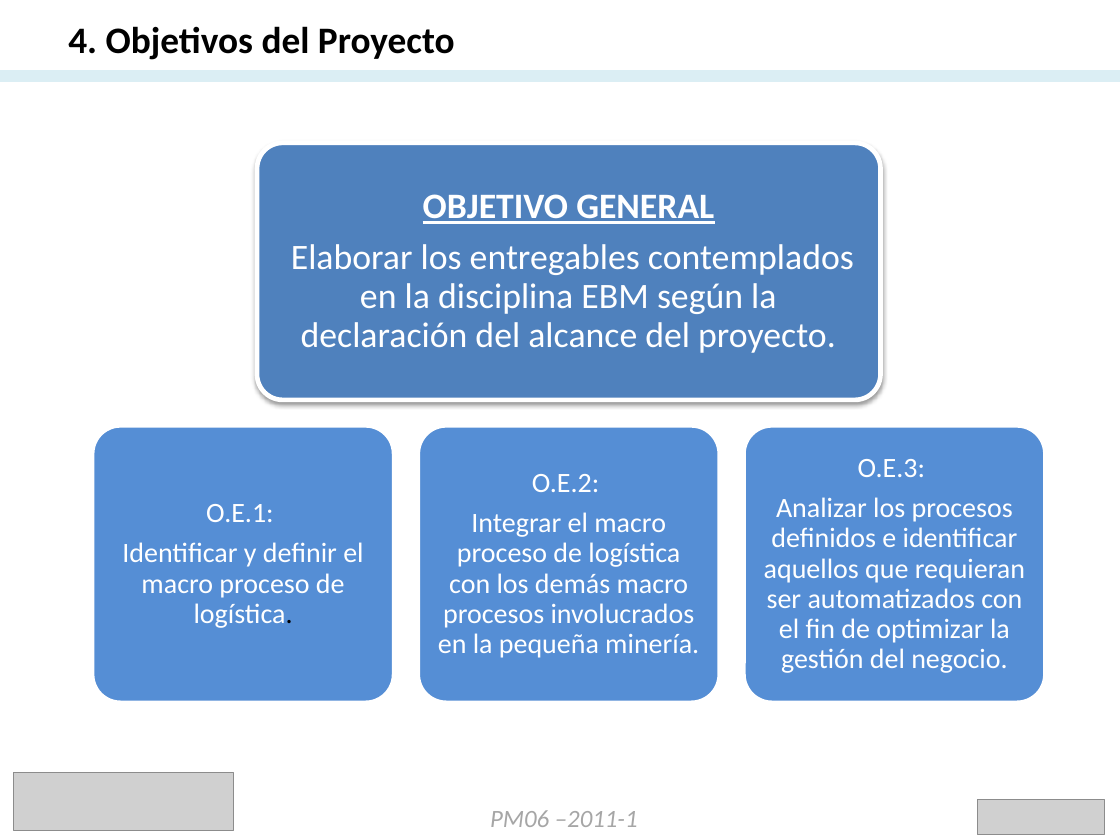
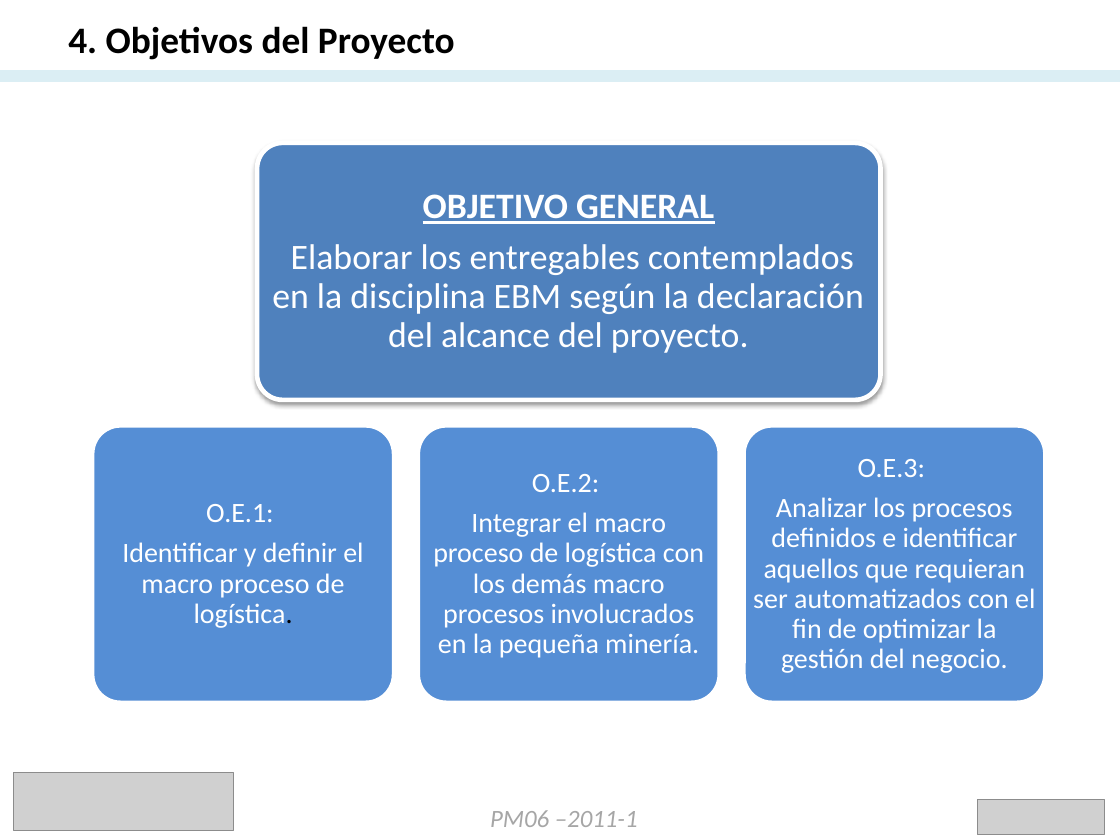
Before and after one commit to alexsistemas1020/logbankmin, a slide deck: slide 7 of MEMORIA PARCIAL/PPT/version_2.0.pptx. Drawn at 1120x840 pixels with LibreOffice and Linux fonts; fonts in the diff are those of the drawing; grey boxes stand for pictures. Boxes give left, top, right and bottom in pixels: in the first picture for what was removed or moved away, otherwise in the second. Text is boxed around its words. In the diff, an @@ line names an element or a change of style, - is before the commit and + after.

```diff
--- a/MEMORIA PARCIAL/PPT/version_2.0.pptx
+++ b/MEMORIA PARCIAL/PPT/version_2.0.pptx
@@ text "OBJETIVO GENERAL" rewrapped from (291, 194, 854, 353) to (272, 194, 864, 353) @@
@@ text "O.E.2:" rewrapped from (438, 474, 699, 658) to (433, 474, 704, 658) @@
@@ text "O.E.3:" rewrapped from (764, 459, 1025, 673) to (753, 459, 1035, 673) @@
```
Also in this commit, not shown: 2 other slides changed.
